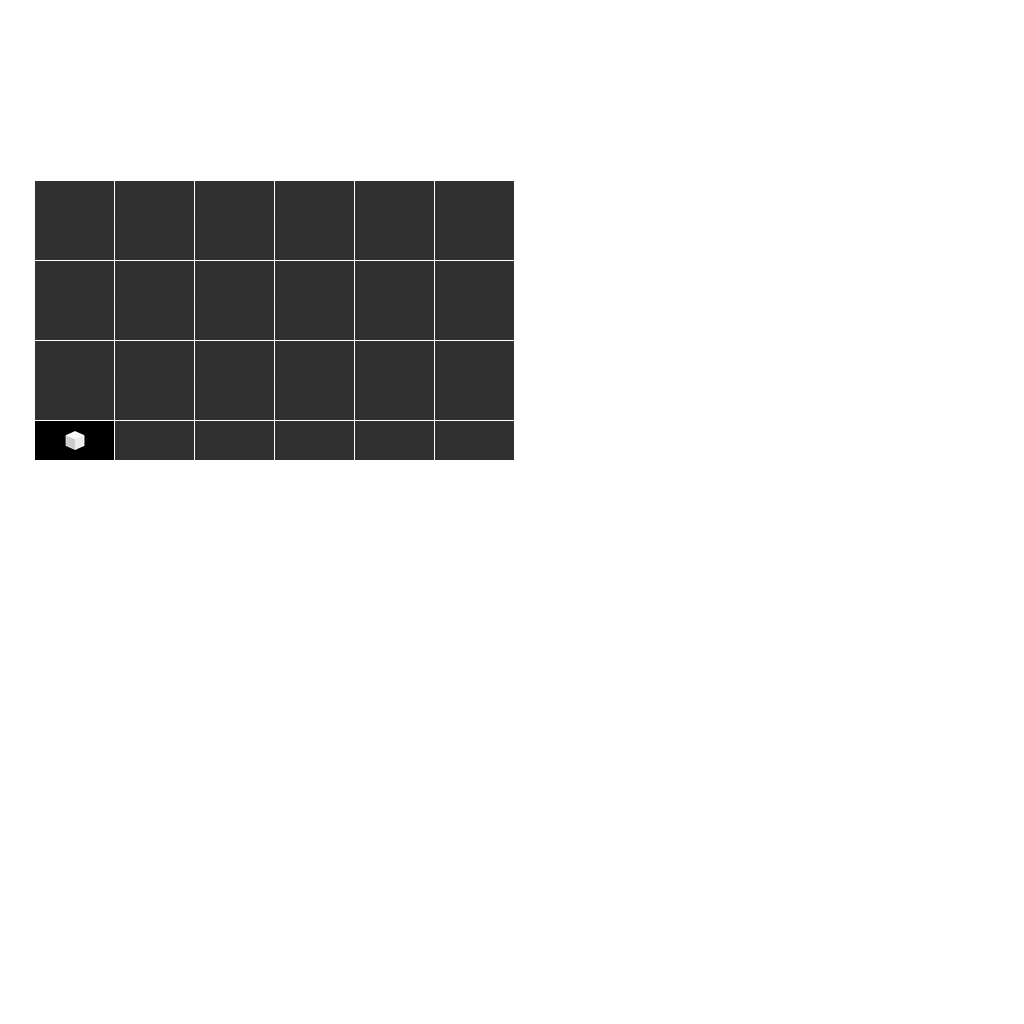
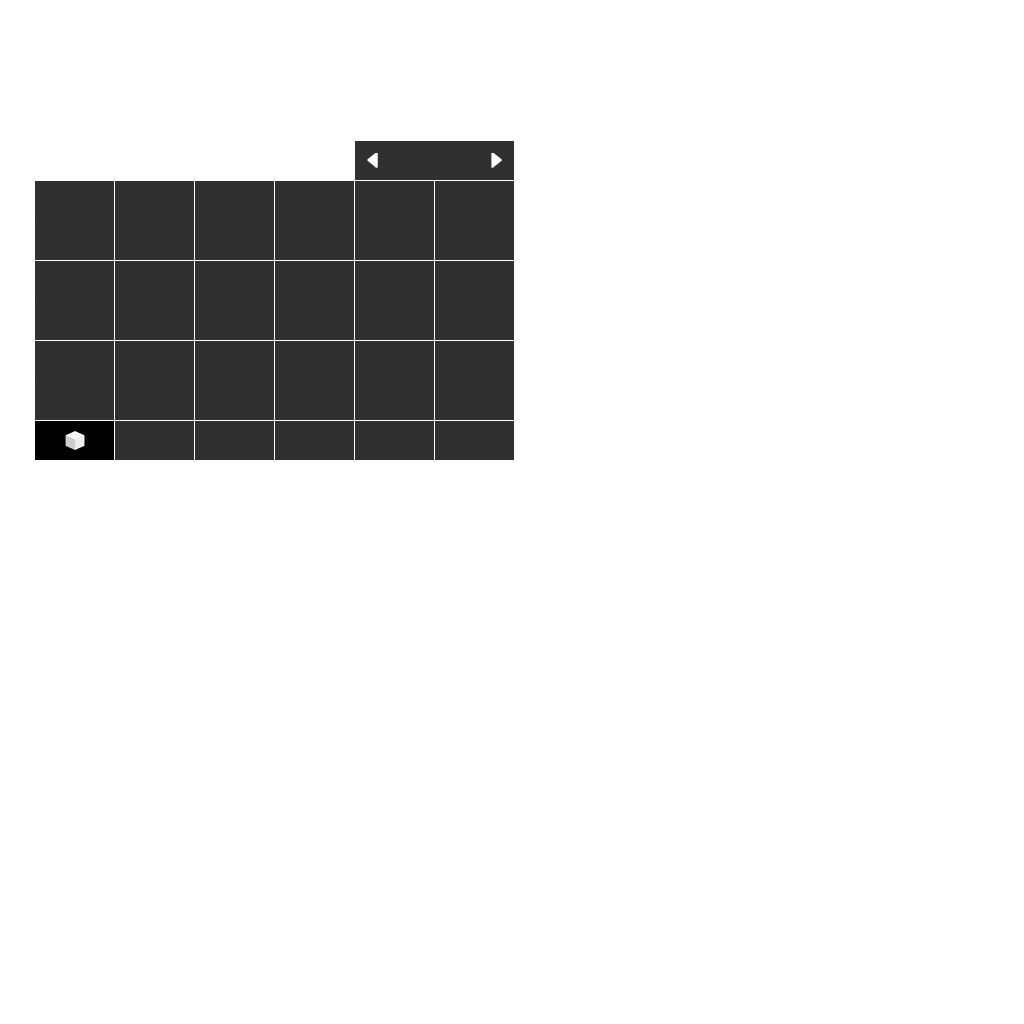
The second 1024 × 1024 image is a revision of the first. Changes to its layers:
added layer "Layer 1" above "Pages" over [367, 153, 502, 168]
added layer "Pages" above "Tab 6" over [355, 141, 514, 180]
